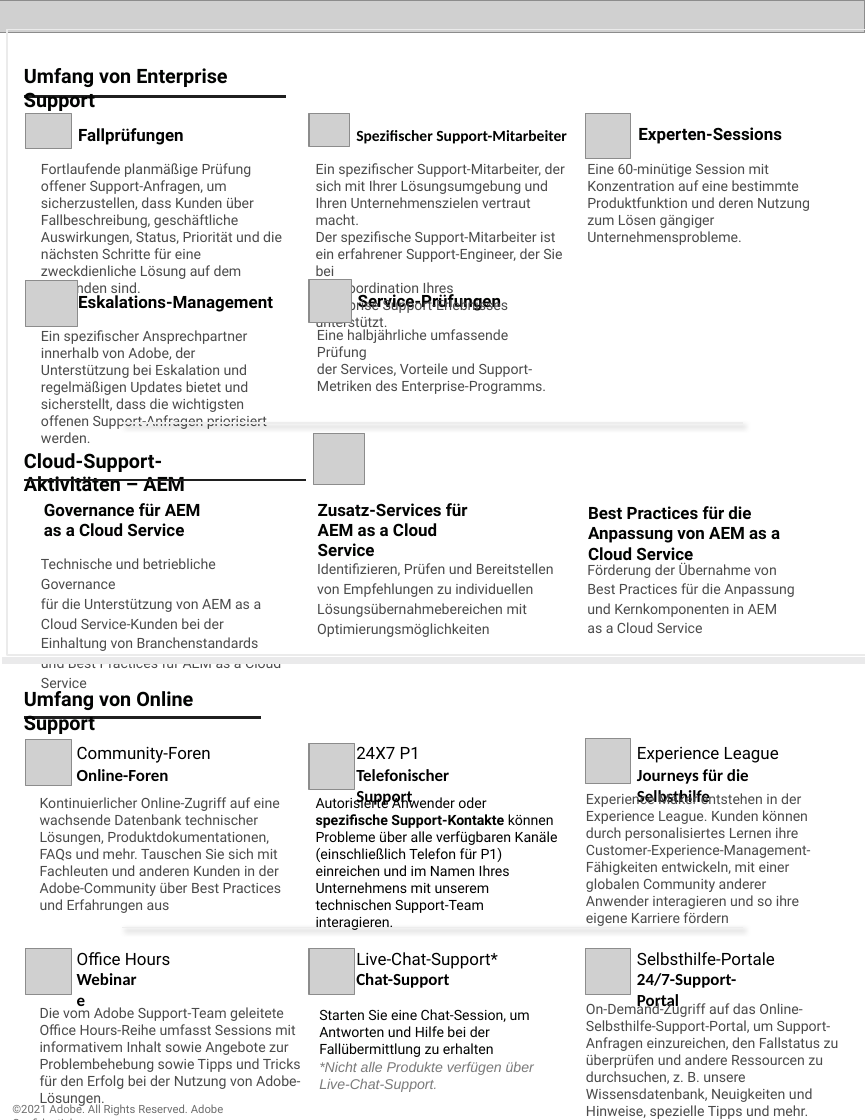
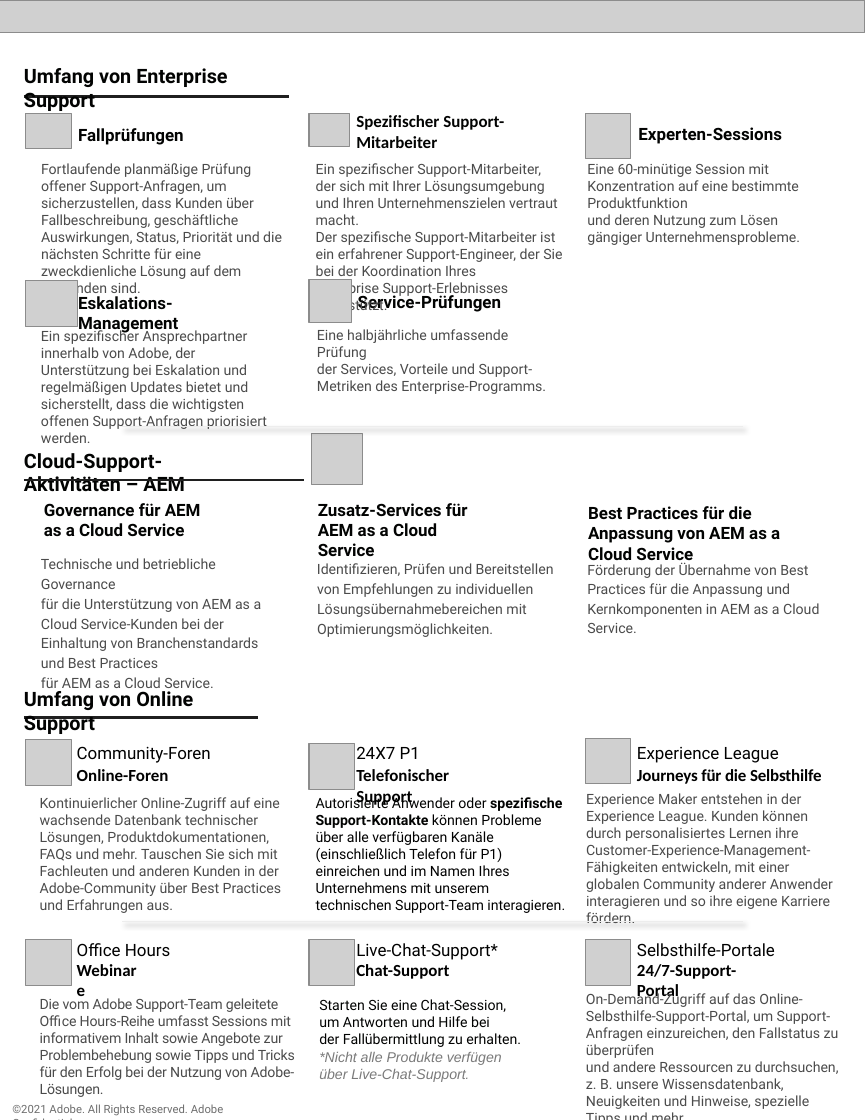
Before and after one commit to AdobeDocs/support-resources.de-DE, a slide deck: slide 2 of help/data-sheets/assets/EnterpriseSupportDatasheet.pptx. Drawn at 865x1120 pixels with LibreOffice and Linux fonts; fonts in the diff are those of the drawing; grey boxes stand for pictures. Boxes give left, top, right and bottom in pixels: in the first picture for what was removed or moved away, otherwise in the second. Text is boxed around its words. In the diff, an @@ line names an element or a change of style, - is before the commit and + after.

```diff
--- a/help/data-sheets/assets/EnterpriseSupportDatasheet.pptx
+++ b/help/data-sheets/assets/EnterpriseSupportDatasheet.pptx
@@ freeform shape removed at (x1=7, y1=30, x2=865, y2=655) @@
@@ freeform shape resized from (x1=24, y1=97, x2=286, y2=105) to (x1=24, y1=97, x2=290, y2=107) @@
@@ text "Spezifischer Support-Mitarbeiter" moved from (x1=356, y1=130, x2=567, y2=144) to (x1=356, y1=115, x2=504, y2=148) @@
@@ text "Spezifischer Support-Mitarbeiter" at (x1=356, y1=115, x2=504, y2=148): size 11 to 12 pt @@
@@ text "Ein spezifischer Support-Mitarbeiter, der sich ..." rewrapped from (x1=316, y1=163, x2=565, y2=331) to (x1=316, y1=163, x2=562, y2=314) @@
@@ text "Eine 60-minütige Session mit Konzentration ..." rewrapped from (x1=587, y1=164, x2=810, y2=228) to (x1=587, y1=164, x2=800, y2=245) @@
@@ text "Eskalations-Management" rewrapped from (x1=78, y1=292, x2=273, y2=312) to (x1=78, y1=296, x2=178, y2=334) @@
@@ freeform shape moved from (x1=123, y1=418, x2=743, y2=423) to (x1=123, y1=422, x2=743, y2=427) @@
@@ text at (x1=41, y1=558, x2=262, y2=693): text changed @@
-Technische und betriebliche Governance
-für die Unterstützung von AEM as a Cloud Service-Kunden bei der Einhaltung von Branchenstandards und Best Practices für AEM as a Cloud Service
+Technische und betriebliche Governance
+für die Unterstützung von AEM as a Cloud Service-Kunden bei der Einhaltung von Branchenstandards und Best Practices
+für AEM as a Cloud Service.
@@ text at (x1=317, y1=563, x2=554, y2=637): text changed @@
-Identifizieren, Prüfen und Bereitstellen von Empfehlungen zu individuellen Lösungsübernahmebereichen mit Optimierungsmöglichkeiten
+Identifizieren, Prüfen und Bereitstellen
+von Empfehlungen zu individuellen Lösungsübernahmebereichen mit Optimierungsmöglichkeiten.
@@ text at (x1=587, y1=562, x2=819, y2=617): text changed @@
-Förderung der Übernahme von
-Best Practices für die Anpassung
-und Kernkomponenten in AEM
-as a Cloud Service
+Förderung der Übernahme von Best Practices für die Anpassung und Kernkomponenten in AEM as a Cloud Service.
@@ freeform shape removed at (x1=2, y1=659, x2=865, y2=659) @@
@@ freeform shape resized from (x1=24, y1=717, x2=262, y2=725) to (x1=24, y1=717, x2=258, y2=725) @@
@@ text "Journeys für die Selbsthilfe" at (x1=637, y1=769, x2=822, y2=784): letter spacing 0 to -0.1 pt @@
@@ text "Autorisierte Anwender oder spezifische Support-Kontakte ..." rewrapped from (x1=316, y1=795, x2=558, y2=930) to (x1=316, y1=795, x2=565, y2=913) @@
@@ text at (x1=586, y1=793, x2=833, y2=909): text changed @@
-Experience Maker entstehen in der Experience League. Kunden können durch personalisiertes Lernen ihre Customer-Experience-Management-Fähigkeiten entwickeln, mit einer globalen Community anderer Anwender interagieren und so ihre eigene Karriere fördern
+Experience Maker entstehen in der Experience League. Kunden können durch personalisiertes Lernen ihre Customer-Experience-Management-Fähigkeiten entwickeln, mit einer globalen Community anderer Anwender interagieren und so ihre eigene Karriere fördern.
@@ freeform shape moved from (x1=123, y1=921, x2=743, y2=927) to (x1=123, y1=916, x2=743, y2=921) @@
@@ text "On-Demand-Zugriff auf das Online-Selbsthilfe-Support-Portal, ..." moved from (x1=586, y1=1001, x2=839, y2=1119) to (x1=586, y1=991, x2=839, y2=1109) @@
@@ 8 texts, 3 pictures moved together from (x1=25, y1=948, x2=775, y2=1092) to (x1=25, y1=938, x2=775, y2=1082) @@
@@ text "Die vom Adobe Support-Team geleitete ..." at (x1=40, y1=995, x2=295, y2=1080): letter spacing 0 to -0.1 pt @@
@@ text at (x1=319, y1=999, x2=521, y2=1047): text changed @@
-Starten Sie eine Chat-Session, um Antworten und Hilfe bei der Fallübermittlung zu erhalten
+Starten Sie eine Chat-Session,
+um Antworten und Hilfe bei
+der Fallübermittlung zu erhalten.
```
Also in this commit, not shown: 3 other slides changed, 8 other files.
